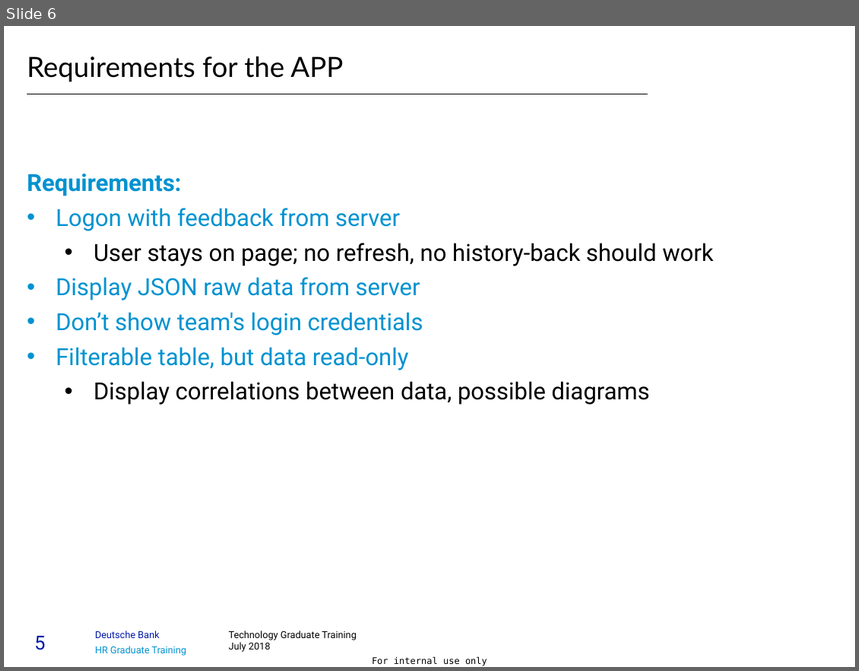
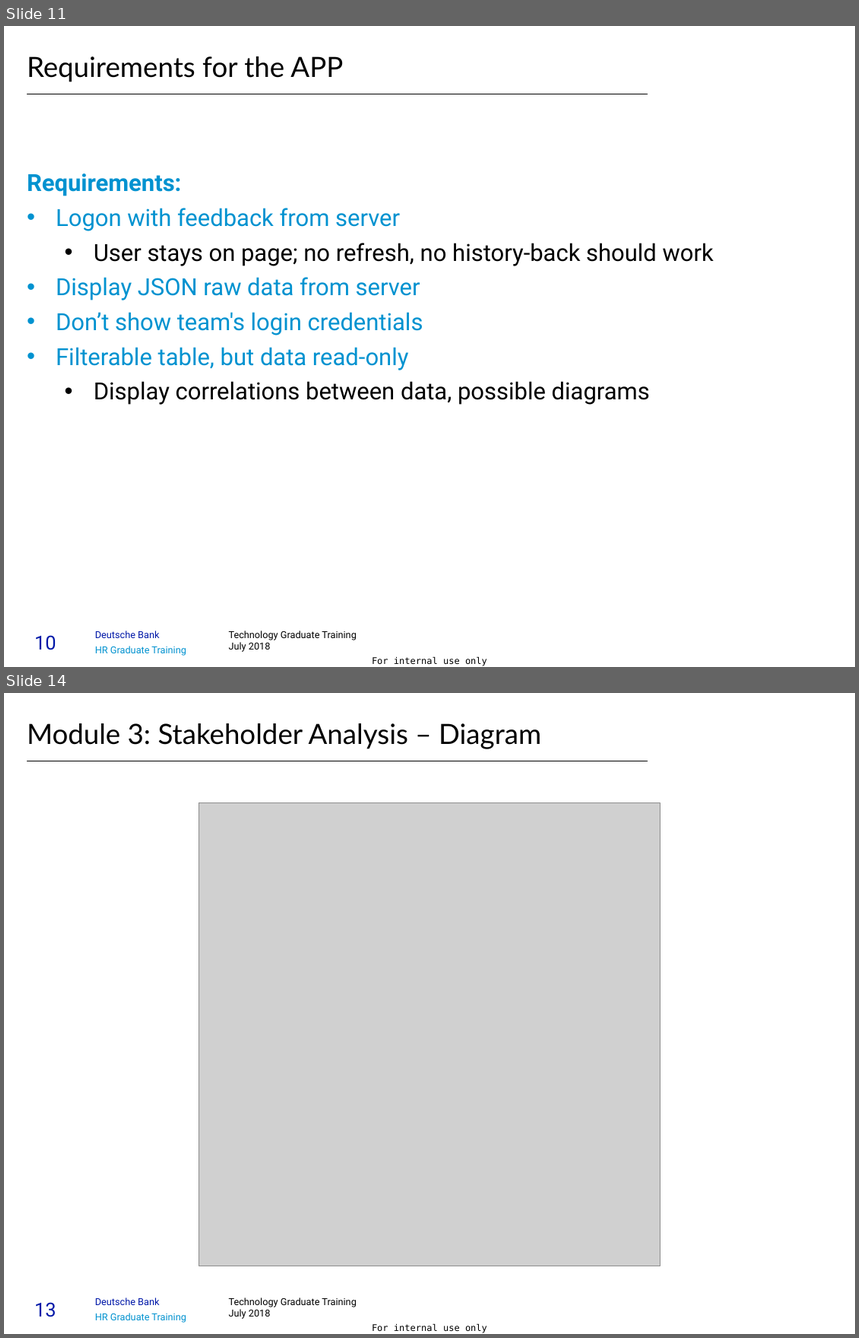
Before and after one commit to timurbaev1996/case_study, a slide deck: business/FinalPresentationGroupC1_1.pptx. Shown one above the other, each under a label of ours: slide 6 before the commit, slides 11 and 14 after it; the slides between them are not shown. The pictures are 859x671 and 859x1338 pixels, drawn with LibreOffice and Linux fonts; fonts in the diff are those of the drawing; grey boxes stand for pictures. Boxes give left, top, right and bottom in pixels: in the first picture for what was removed or moved away, otherwise in the second. Text is boxed around its words. In the diff, an @@ line names an element or a change of style, - is before the commit and + after.

```diff
--- a/business/FinalPresentationGroupC1_1.pptx
+++ b/business/FinalPresentationGroupC1_1.pptx
@@ slide 14 added at [4,693,855,1334], background #FFFFFF; not listed: 5 template elements that a slide beside it also shows @@
@@ title added at [27,723,541,749], 26 pt, text #000000 @@
+Module 3: Stakeholder Analysis – Diagram
@@ line added from (27, 761) to (648, 761), #000000 1 pt @@
@@ picture added at [199,802,661,1266] @@
@@ what was slide 6 is now slide 11 @@
@@ page number at [34,635,56,650]: text changed @@
-5
+10
```
Also in this commit, not shown: 6 slides changed, 10 other slides added, 2 slides removed, 3 other files.
